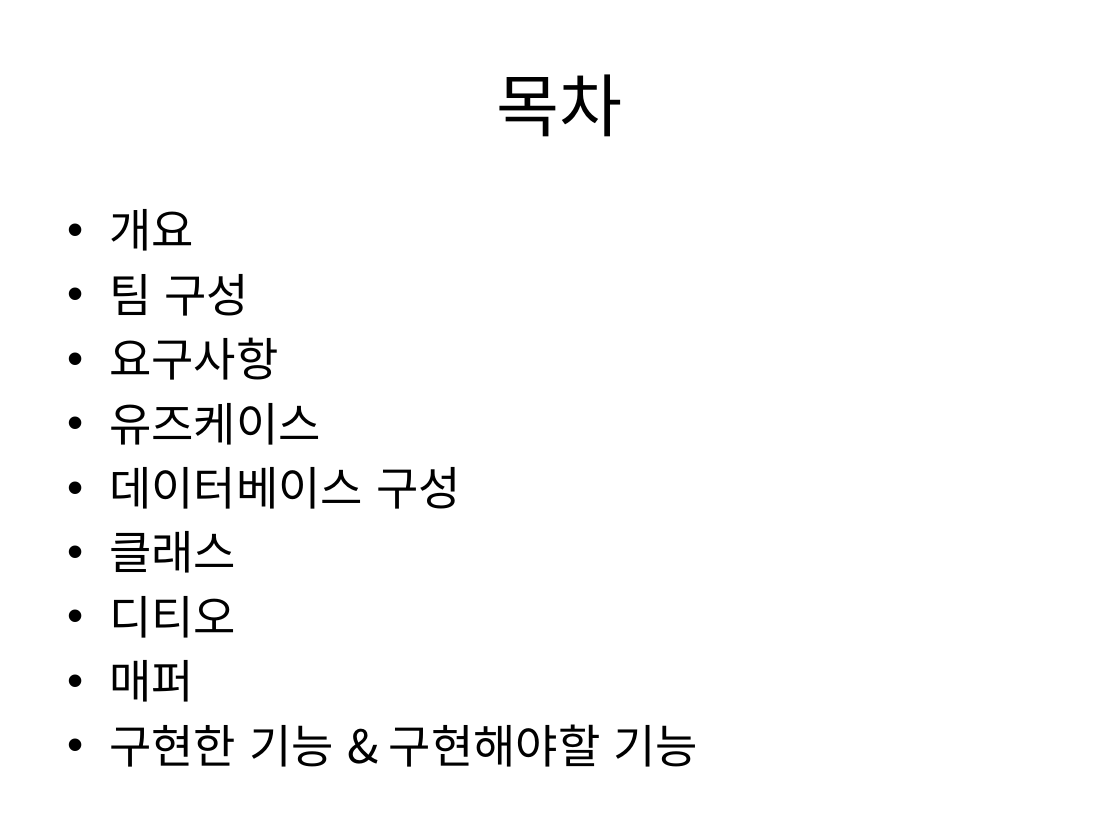
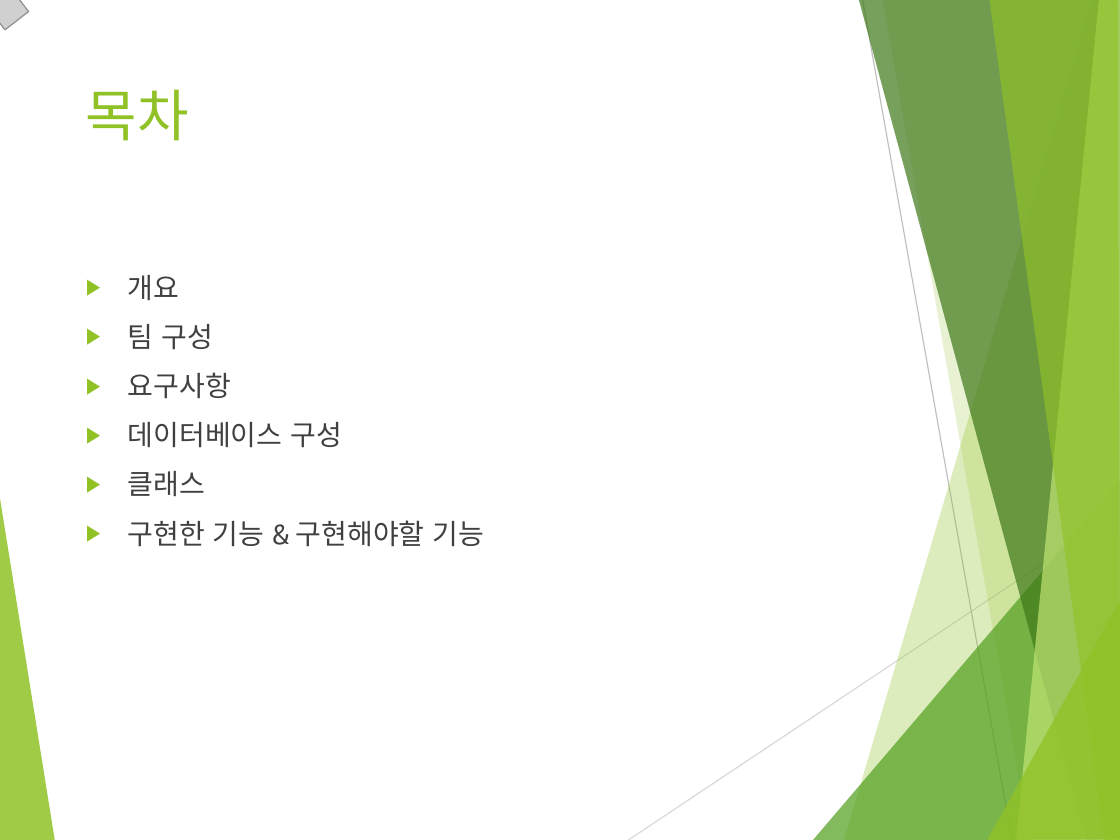
Before and after one commit to MinSu-Kim/java_web_male, a slide deck: slide 2 of document/도서관리 프로그램.pptx. Drawn at 1120x840 pixels with LibreOffice and Linux fonts; fonts in the diff are those of the drawing; grey boxes stand for pictures. Boxes give left, top, right and bottom in pixels: in the first picture for what was removed or moved away, otherwise in the second. Text is boxed around its words. In the diff, an @@ line names an element or a change of style, - is before the commit and + after.

```diff
--- a/document/도서관리 프로그램.pptx
+++ b/document/도서관리 프로그램.pptx
@@ picture added at [0, 0, 30, 31] @@
@@ title "목차": place and size @@
-title "목차" at [497, 74, 623, 137]
+title "목차" at [86, 89, 189, 141]
@@ title "목차" at [86, 89, 189, 141]: size 44 to 36 pt, font Noto Sans CJK KR to Cabin, text colour #000000 to #90C226; alignment centre to left; vertical alignment middle to top @@
@@ text "개요": place and size @@
-text "개요" at [109, 209, 698, 767]
+text "개요" at [128, 275, 484, 547]
@@ text "개요" at [128, 275, 484, 547]: size 29.6 to 18 pt, font Noto Sans CJK KR to Cabin, text colour #000000 to #404040; bullet • to ▶; more space between paragraphs @@
@@ text at [109, 403, 321, 445]: paragraph removed @@
-• 유즈케이스
@@ text at [109, 596, 236, 702]: paragraphs removed @@
-• 디티오
-• 매퍼
@@ group added at [0, 0, 1120, 840]: 8 freeform shapes, 2 lines @@
```
Also in this commit, not shown: 3 other slides changed, 11 slides added, 1 slide removed, 1 other file.
